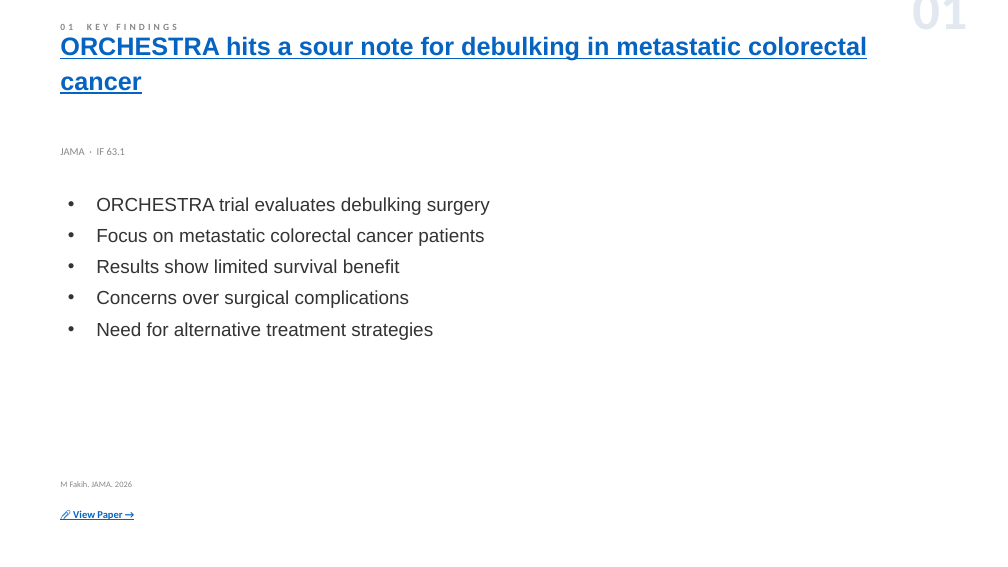
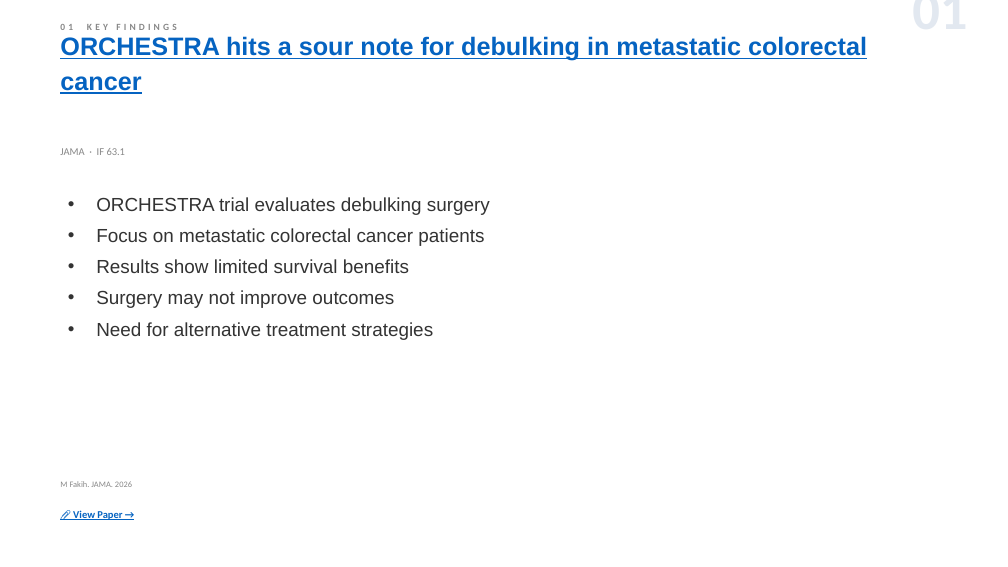
Before and after one commit to jejenhu-maker/colorectal-weekly-digest, a slide deck: slide 3 of docs/digest-en.pptx. Drawn at 1008x567 pixels with LibreOffice and Linux fonts; fonts in the diff are those of the drawing. Boxes give left, top, right and bottom in pixels: in the first picture for what was removed or moved away, otherwise in the second. Text is boxed around its words. In the diff, an @@ line names an element or a change of style, - is before the commit and + after.

```diff
--- a/docs/digest-en.pptx
+++ b/docs/digest-en.pptx
@@ text at (96,259,409,308): text changed @@
-• Results show limited survival benefit
-• Concerns over surgical complications
+• Results show limited survival benefits
+• Surgery may not improve outcomes
```
Also in this commit, not shown: 12 other slides changed, 1 slide added, 1 slide removed, 2 other files.
